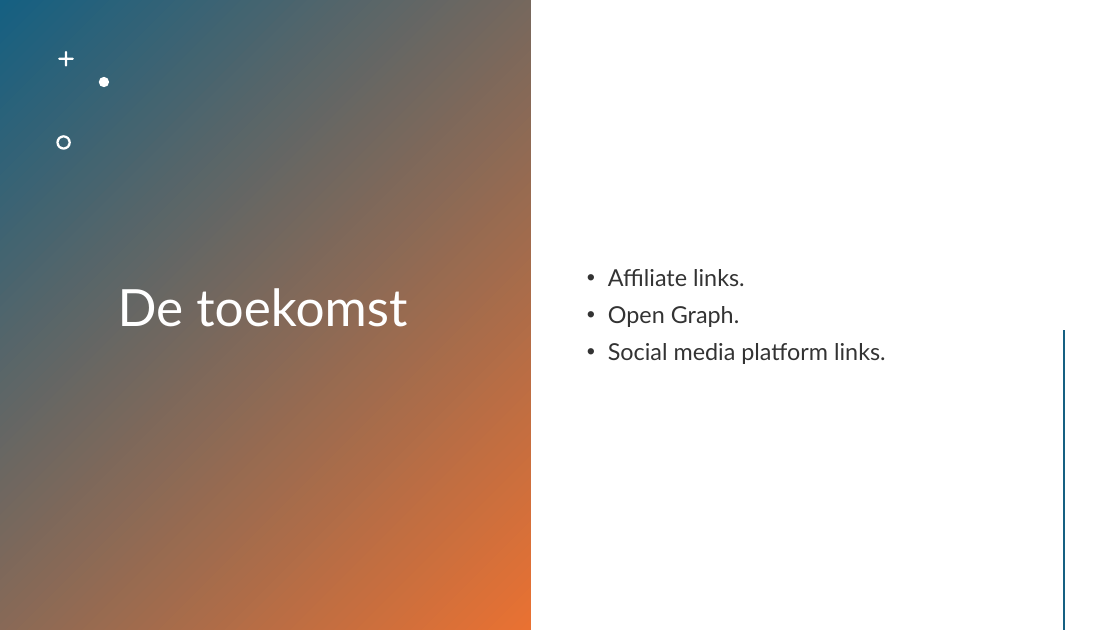
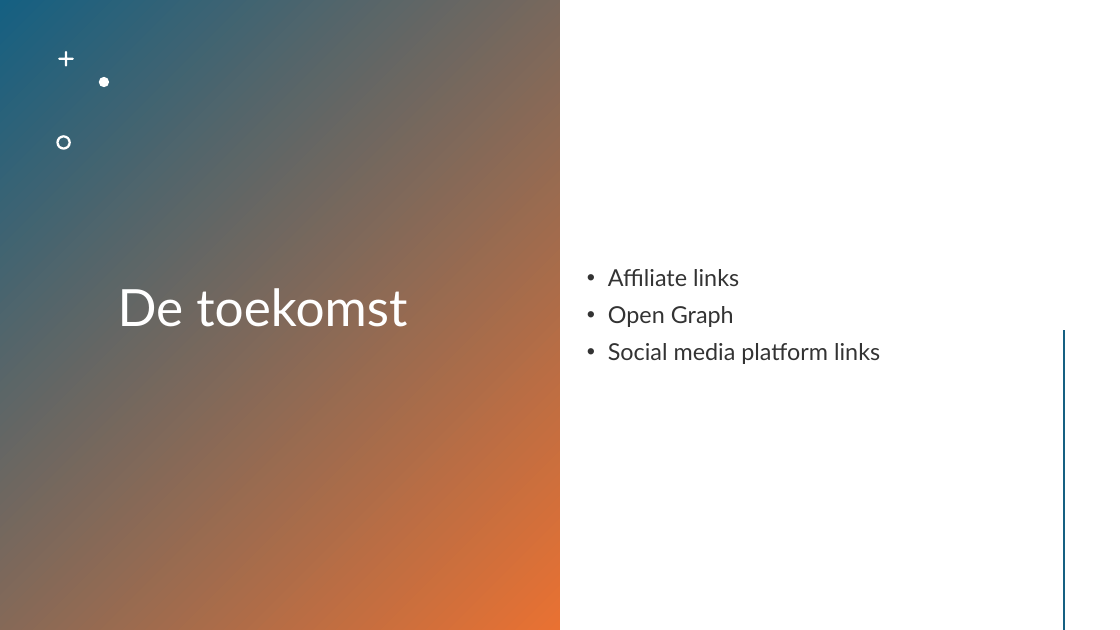
Before and after one commit to HANICA-DWA/project-sep23-klipspringer, a slide deck: slide 6 of groepsdocumenten/Presentatie - BKS.pptx. Drawn at 1120x630 pixels with LibreOffice and Linux fonts; fonts in the diff are those of the drawing. Boxes give left, top, right and bottom in pixels: in the first picture for what was removed or moved away, otherwise in the second. Text is boxed around its words. In the diff, an @@ line names an element or a change of style, - is before the commit and + after.

```diff
--- a/groepsdocumenten/Presentatie - BKS.pptx
+++ b/groepsdocumenten/Presentatie - BKS.pptx
@@ rectangle: place and size @@
-rectangle at bbox=[0, 0, 531, 630]
+rectangle at bbox=[0, 0, 560, 630]
@@ text at bbox=[608, 269, 880, 364]: text changed @@
-• Affiliate links.
-• Open Graph.
-• Social media platform links.
+• Affiliate links
+• Open Graph
+• Social media platform links
```
Also in this commit, not shown: 6 other slides changed.
